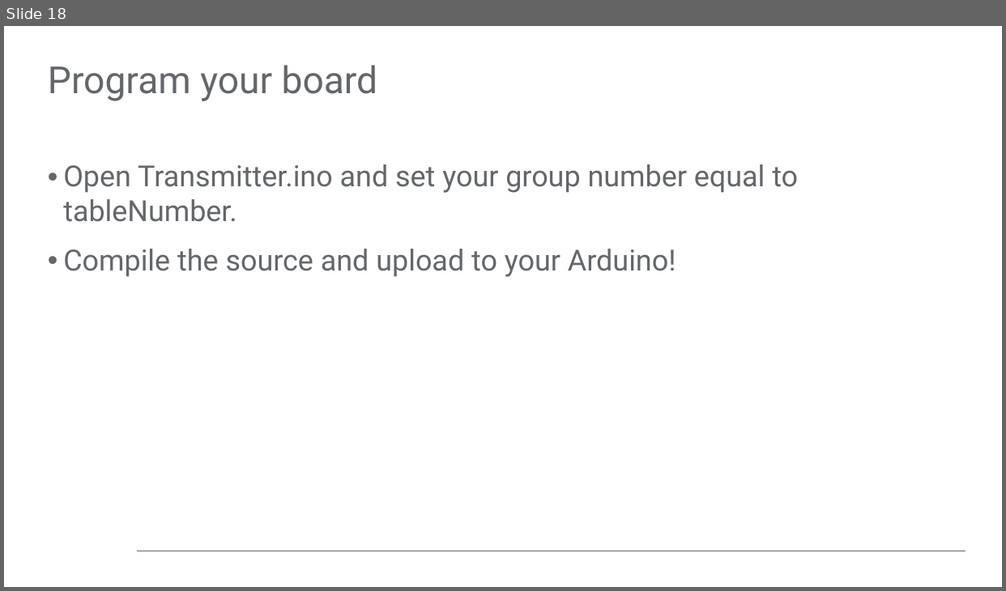
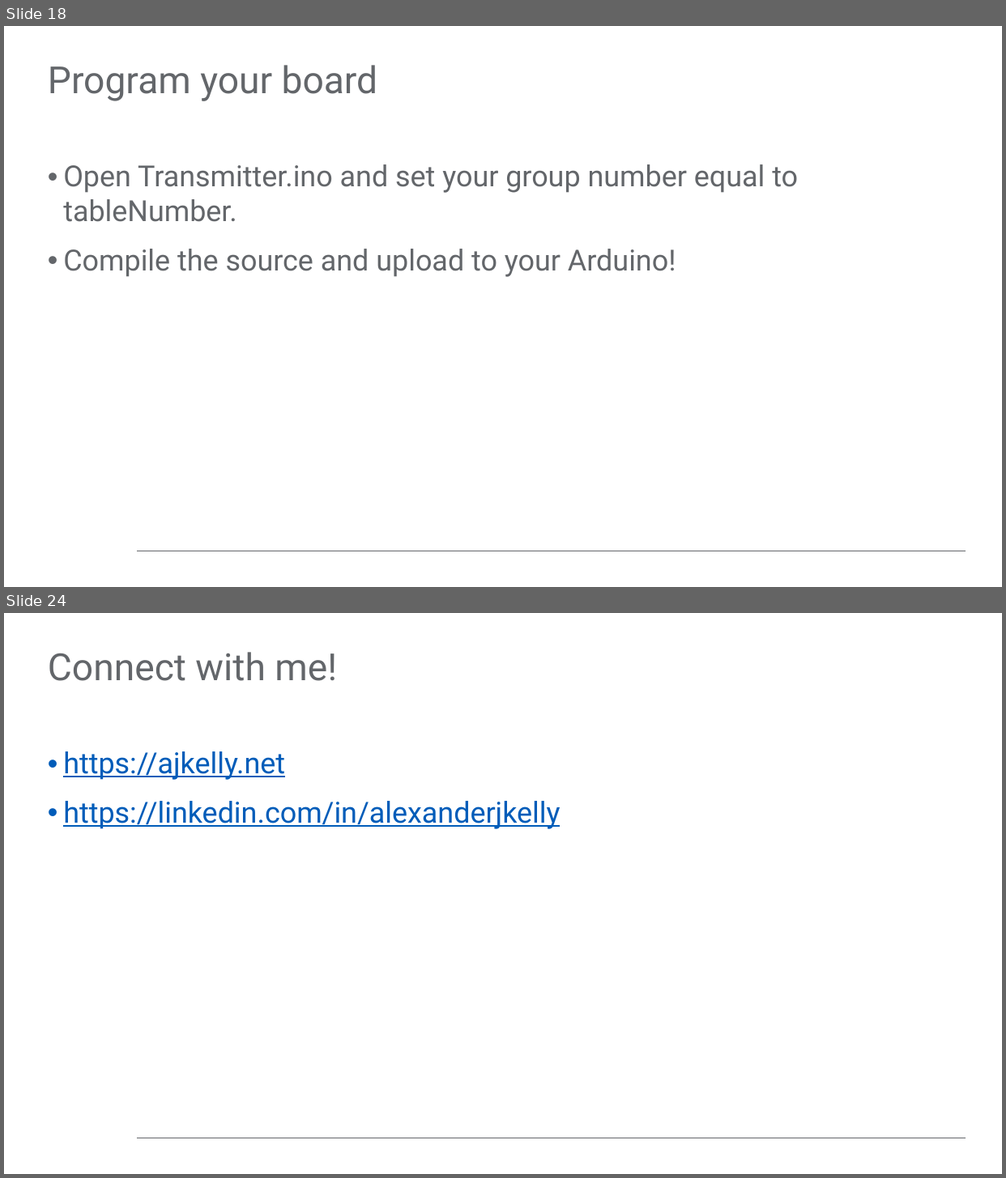
Before and after one commit to pilotdeveloper/sensors_lab, a slide deck: class-guide.pptx. Shown one above the other, each under a label of ours: slide 18 before the commit, slides 18 and 24 after it; the slides between them are not shown. The pictures are 1006x591 and 1006x1178 pixels, drawn with LibreOffice and Linux fonts; fonts in the diff are those of the drawing; background and template pictures are left out. Boxes give left, top, right and bottom in pixels: in the first picture for what was removed or moved away, otherwise in the second. Text is boxed around its words. In the diff, an @@ line names an element or a change of style, - is before the commit and + after.

```diff
--- a/class-guide.pptx
+++ b/class-guide.pptx
@@ slide 24 added at (4, 613, 1002, 1174), background #FFFFFF; not listed: 1 template element that a slide beside it also shows @@
@@ title added at (48, 652, 337, 681), 36 pt, text #63666A @@
+Connect with me!
@@ text added at (63, 752, 560, 829), 28 pt, text #005CB9, underline @@
+• https://ajkelly.net
+• https://linkedin.com/in/alexanderjkelly
```
Also in this commit, not shown: 5 other slides added.
